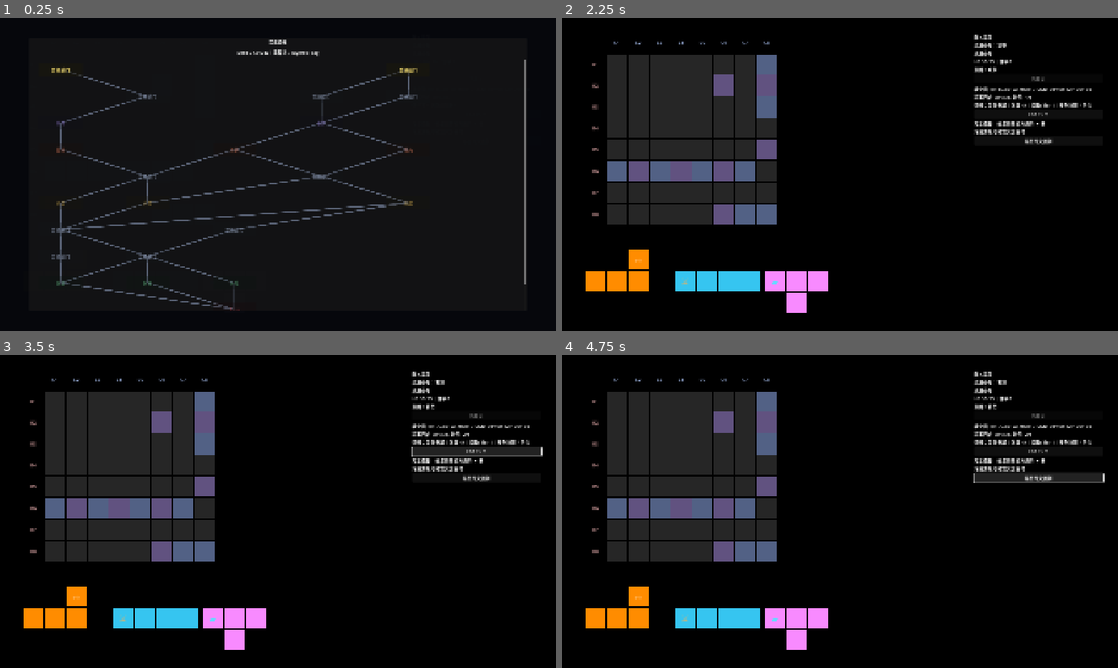
Above: before the commit, frames 1-4 (two rows, left to right).
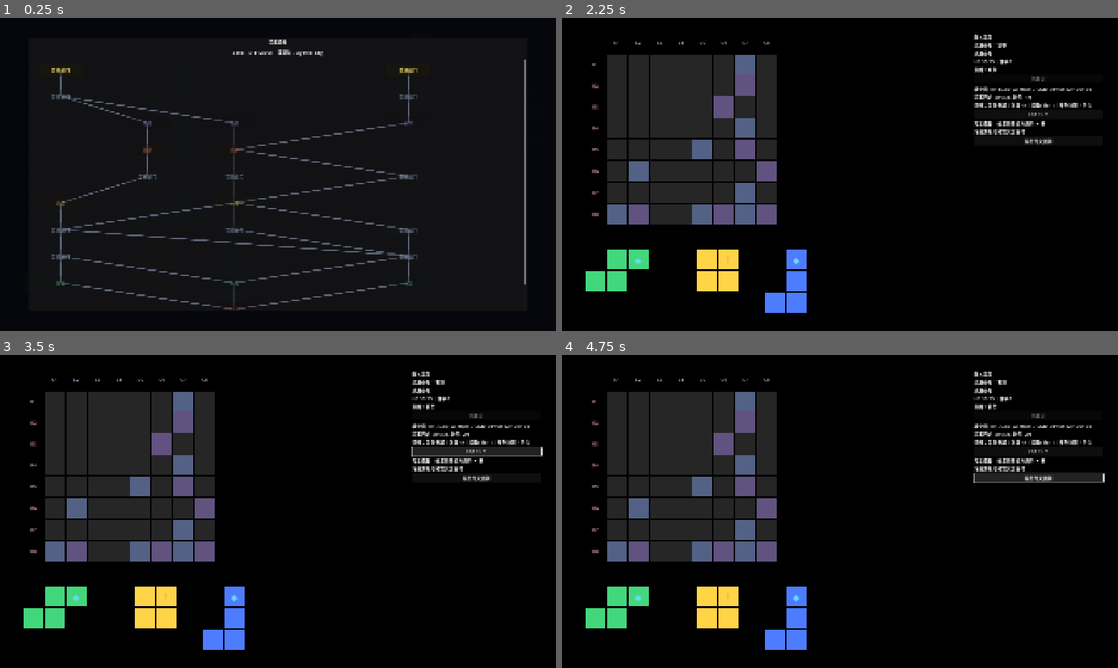
Above: after the commit, the same moments.

Repository: YM1247/arkham-grid
Game: Godot game, scene res://main.tscn
Two runs of this game, one before a commit and one after it. Both use one fixed random seed, a clock stepped at 60 frames per second and the inputs below.
Inputs:
- Up to frame 1 (0.25 s): no input
- Up to frame 2 (2.25 s): click "End Turn" at 0.5 s; click "展開咒文圖例" at 1.25 s; click "普通戰鬥" at 2 s
- Up to frame 3 (3.5 s): click "End Turn" at 2.75 s
- Up to frame 4 (4.75 s): click "展開咒文圖例" at 3.5 s; click "收合咒文圖例" at 4.25 s

The runs differ from the first frame. In frame 1, 4.3% of the frame differs, in the area x 9-76%, y 10-94%; in frame 2, 9.1%, in the area x 4-48%, y 11-95%; in frame 3, 9.1%; in frame 4, 9.1%.

Commit message:
Improve run saves and randomize map seeds

Diff:
--- a/data/run_config.json
+++ b/data/run_config.json
@@ -1,6 +1,9 @@
 {
   "schema_version": 1,
   "seed": 424242,
+  "runtime_seed_mode": "random",
+  "editor_start_fresh": true,
+  "run_history_limit": 20,
   "difficulty_model": {
     "hp_weight": 0.35,
     "attack_weight": 2.0,
--- a/scripts/data/content_registry.gd
+++ b/scripts/data/content_registry.gd
@@ -463,6 +463,12 @@
 		errors.append("run_config.spell_pool 必須是非空陣列")
 	if int(config.get("mp_restore_per_node", -1)) < 0:
 		errors.append("run_config.mp_restore_per_node 不可為負數")
+	if str(config.get("runtime_seed_mode", "")) not in RunSeedPolicy.MODES:
+		errors.append("run_config.runtime_seed_mode 必須是 random 或 fixed")
+	if not config.get("editor_start_fresh") is bool:
+		errors.append("run_config.editor_start_fresh 必須是布林值")
+	if int(config.get("run_history_limit", 0)) <= 0:
+		errors.append("run_config.run_history_limit 必須是正整數")
 	var time_pressure = config.get("difficulty_model", {}).get("time_pressure", {})
 	if not time_pressure is Dictionary:
 		errors.append("run_config.difficulty_model.time_pressure 必須是物件")
--- a/scripts/meta/meta_state.gd
+++ b/scripts/meta/meta_state.gd
@@ -1,7 +1,7 @@
 class_name MetaState
 extends Resource
 
-const SCHEMA_VERSION := 1
+const SCHEMA_VERSION := 2
 
 @export var shared_currency := 0
 @export var unlocked_profession_ids: Array[String] = []
@@ -10,6 +10,7 @@
 @export var achievement_ids: Array[String] = []
 @export var runs_started := 0
 @export var runs_completed := 0
+@export var run_history: Array[Dictionary] = []
 
 
 func to_dict() -> Dictionary:
@@ -22,7 +23,27 @@
 		"achievement_ids": achievement_ids.duplicate(),
 		"runs_started": runs_started,
 		"runs_completed": runs_completed,
+		"run_history": run_history.duplicate(true),
 	}
+
+
+func record_run(summary: Dictionary, maximum_entries: int = 20) -> void:
+	var normalized := {
+		"seed": int(summary.get("seed", 0)),
+		"victory": bool(summary.get("victory", false)),
+		"reason": str(summary.get("reason", "")),
+		"completed_nodes": maxi(int(summary.get("completed_nodes", 0)), 0),
+		"battles_won": maxi(int(summary.get("battles_won", 0)), 0),
+		"currency": maxi(int(summary.get("currency", 0)), 0),
+		"hp": maxi(int(summary.get("hp", 0)), 0),
+		"sanity": maxi(int(summary.get("sanity", 0)), 0),
+		"mp": maxi(int(summary.get("mp", 0)), 0),
+		"finished_at_unix": maxi(int(summary.get("finished_at_unix", Time.get_unix_time_from_system())), 0),
+	}
+	run_history.append(normalized)
+	var overflow := run_history.size() - maxi(maximum_entries, 1)
+	for _index in range(maxi(overflow, 0)):
+		run_history.pop_front()
 
 
 func unlock_profession(id: String) -> bool:
@@ -56,6 +77,7 @@
 	state.achievement_ids = _strings(data.get("achievement_ids", []))
 	state.runs_started = int(data.get("runs_started", 0))
 	state.runs_completed = int(data.get("runs_completed", 0))
+	state.run_history = _dictionaries(data.get("run_history", []))
 	return state
 
 
@@ -69,6 +91,7 @@
 		"achievement_ids": [],
 		"runs_started": 0,
 		"runs_completed": 0,
+		"run_history": [],
 	})
 
 
@@ -85,3 +108,12 @@
 		for value in values:
 			result.append(str(value))
 	return result
+
+
+static func _dictionaries(values) -> Array[Dictionary]:
+	var result: Array[Dictionary] = []
+	if values is Array:
+		for value in values:
+			if value is Dictionary:
+				result.append(value.duplicate(true))
+	return result
--- /dev/null
+++ b/scripts/run/run_seed_policy.gd
@@ -0,0 +1,20 @@
+class_name RunSeedPolicy
+extends RefCounted
+
+const MIN_RUNTIME_SEED := 1
+const MAX_RUNTIME_SEED := 2147483646
+const MODES := ["random", "fixed"]
+
+
+func choose_seed(config: Dictionary, previous_seed: int = 0, source: RandomNumberGenerator = null) -> int:
+	var mode := str(config.get("runtime_seed_mode", "random"))
+	if mode == "fixed":
+		return int(config.get("seed", 424242))
+	var generator := source
+	if generator == null:
+		generator = RandomNumberGenerator.new()
+		generator.randomize()
+	var next_seed := generator.randi_range(MIN_RUNTIME_SEED, MAX_RUNTIME_SEED)
+	if next_seed == previous_seed:
+		next_seed = MIN_RUNTIME_SEED if next_seed >= MAX_RUNTIME_SEED else next_seed + 1
+	return next_seed
--- a/scripts/run_manager.gd
+++ b/scripts/run_manager.gd
@@ -9,6 +9,7 @@
 const EventChoiceResolverScript = preload("res://scripts/run/event_choice_resolver.gd")
 const SaveGameServiceScript = preload("res://scripts/save/save_game_service.gd")
 const ProfileSaveServiceScript = preload("res://scripts/save/profile_save_service.gd")
+const RunSeedPolicyScript = preload("res://scripts/run/run_seed_policy.gd")
 
 @export var battle_manager_path: NodePath
 @export var tablet_path: NodePath
@@ -52,6 +53,7 @@
 var event_choice_resolver = EventChoiceResolverScript.new()
 var save_service
 var profile_service
+var seed_policy = RunSeedPolicyScript.new()
 var settings_state := SettingsState.new()
 var meta_state := MetaState.new()
 
@@ -90,8 +92,17 @@
 		event_view.choice_selected.connect(_on_event_choice_selected)
 	if settlement_screen != null and settlement_screen.has_signal("restart_requested"):
 		settlement_screen.restart_requested.connect(start_new_run)
-	if not continue_autosave():
+	if _should_start_fresh_on_launch() or not continue_autosave():
 		start_new_run()
+
+
+func _should_start_fresh_on_launch() -> bool:
+	if not OS.has_feature("editor"):
+		return false
+	var test_save_directory = ProjectSettings.get_setting("arkham_grid/testing/save_directory", null)
+	if test_save_directory != null and not str(test_save_directory).is_empty():
+		return false
+	return bool(content.get_document("run_config").get("editor_start_fresh", true))
 
 func _load_run_data() -> void:
 	enemies = content.get_entries("enemies")
@@ -157,10 +168,10 @@
 	var changed := meta_state.unlock_profession(id) if kind == "profession" else meta_state.unlock_block(id) if kind == "block" else meta_state.unlock_spell(id)
 	return profile_service.save_meta(meta_state) if changed else true
 
-func _apply_run_config() -> void:
+func _apply_run_config(previous_seed: int = 0) -> void:
 	var config := content.get_document("run_config")
 	var player_config := content.get_document("player")
-	run_state.seed = int(config.get("seed", Time.get_unix_time_from_system()))
+	run_state.seed = seed_policy.choose_seed(config, previous_seed)
 	run_state.player_name = str(player_config.get("name", "調查員"))
 	run_state.profession_id = str(player_config.get("profession_id", "investigator"))
 	if run_state.profession_id not in meta_state.unlocked_profession_ids and not meta_state.unlocked_profession_ids.is_empty():
@@ -192,11 +203,12 @@
 
 
 func start_new_run() -> void:
+	var previous_seed := run_state.seed
 	run_state = RunState.new()
 	current_encounter_index = 0
 	battles_won = 0
 	_latest_report_index = -1
-	_apply_run_config()
+	_apply_run_config(previous_seed)
 	meta_state.runs_started += 1
 	if not profile_service.save_meta(meta_state):
 		push_warning("無法更新 Meta Run 計數：%s" % profile_service.last_error)
@@ -238,7 +250,7 @@
 		tablet.set_placement_enabled(false)
 	if map_container != null and map_container.has_method("render"):
 		map_container.render(runtime_map, run_state.available_node_ids, run_state.completed_node_ids, run_state.current_node_id)
-	_set_result_text("選擇下一個路線節點。")
+	_set_result_text("選擇下一個路線節點。Seed：%d" % run_state.seed)
 
 func select_map_node(node_id: String) -> bool:
 	if flow.current_state != flow.State.MAP or node_id not in run_state.available_node_ids:
@@ -396,13 +408,27 @@
 
 func _finish_run(victory: bool, reason: String) -> void:
 	_capture_runtime_state()
+	var was_finished: bool = flow.current_state in [flow.State.VICTORY, flow.State.DEFEAT]
 	var target_state = flow.State.VICTORY if victory else flow.State.DEFEAT
 	if flow.current_state != target_state:
 		flow.transition(target_state)
 	run_state.flow_state = flow.current_state
-	meta_state.runs_completed += 1
-	if not profile_service.save_meta(meta_state):
-		push_warning("無法更新 Meta 完成計數：%s" % profile_service.last_error)
+	if not was_finished:
+		meta_state.runs_completed += 1
+		meta_state.record_run({
+			"seed": run_state.seed,
+			"victory": victory,
+			"reason": reason,
+			"completed_nodes": run_state.completed_node_ids.size(),
+			"battles_won": battles_won,
+			"currency": run_state.currency,
+			"hp": run_state.hp,
+			"sanity": run_state.sanity,
+			"mp": run_state.mp,
+			"finished_at_unix": int(Time.get_unix_time_from_system()),
+		}, int(content.get_document("run_config").get("run_history_limit", 20)))
+		if not profile_service.save_meta(meta_state):
+			push_warning("無法更新 Meta Run 紀錄：%s" % profile_service.last_error)
 	_hide_rewards()
 	_hide_event()
 	if map_container != null:
--- a/scripts/save/profile_save_service.gd
+++ b/scripts/save/profile_save_service.gd
@@ -75,6 +75,12 @@
 		_validate_unique_string_array(payload, key, errors)
 	if payload.get("unlocked_profession_ids") is Array and payload.get("unlocked_profession_ids").is_empty():
 		errors.append("meta.unlocked_profession_ids 不可為空")
+	var history = payload.get("run_history")
+	if not history is Array:
+		errors.append("meta.run_history 必須是陣列")
+	else:
+		for index in range(history.size()):
+			_validate_run_summary(history[index], index, errors)
 	return errors
 
 
@@ -148,7 +154,36 @@
 		return {"ok": false, "error": "profile 存檔類型或 payload 無效"}
 	if not _is_integer(envelope.get("saved_at_unix", 0)) or int(envelope.get("saved_at_unix", 0)) < 0:
 		return {"ok": false, "error": "saved_at_unix 必須是非負整數"}
-	return {"ok": true, "payload": envelope.get("payload", {}).duplicate(true), "migrated": migrated}
+	var payload_migration := _migrate_payload(envelope.get("payload", {}), expected_kind)
+	if not bool(payload_migration.get("ok", false)):
+		return payload_migration
+	return {
+		"ok": true,
+		"payload": payload_migration.get("payload", {}),
+		"migrated": migrated or bool(payload_migration.get("migrated", false)),
+	}
+
+
+func _migrate_payload(raw: Dictionary, kind: String) -> Dictionary:
+	var payload := raw.duplicate(true)
+	if kind != "meta":
+		return {"ok": true, "payload": payload, "migrated": false}
+	if not _is_integer(payload.get("schema_version")):
+		return {"ok": false, "error": "MetaState 缺少有效 schema_version"}
+	var version := int(payload.get("schema_version"))
+	if version < 1 or version > MetaState.SCHEMA_VERSION:
+		return {"ok": false, "error": "不支援的 MetaState 版本：%d" % version}
+	var migrated := false
+	while version < MetaState.SCHEMA_VERSION:
+		match version:
+			1:
+				payload["run_history"] = []
+				version = 2
+			_:
+				return {"ok": false, "error": "缺少 MetaState %d 的遷移器" % version}
+		payload["schema_version"] = version
+		migrated = true
+	return {"ok": true, "payload": payload, "migrated": migrated}
 
 
 func _write_atomically(kind: String, envelope: Dictionary) -> bool:
@@ -209,6 +244,21 @@
 		seen[str(entry)] = true
 
 
+func _validate_run_summary(value, index: int, errors: Array[String]) -> void:
+	if not value is Dictionary:
+		errors.append("meta.run_history[%d] 必須是物件" % index)
+		return
+	if not _is_integer(value.get("seed")) or absf(float(value.get("seed", 0))) > 9007199254740991.0:
+		errors.append("meta.run_history[%d].seed 必須是 JSON 安全整數" % index)
+	if not value.get("victory") is bool:
+		errors.append("meta.run_history[%d].victory 必須是布林值" % index)
+	if not value.get("reason") is String or str(value.get("reason", "")).is_empty():
+		errors.append("meta.run_history[%d].reason 必須是非空字串" % index)
+	for key in ["completed_nodes", "battles_won", "currency", "hp", "sanity", "mp", "finished_at_unix"]:
+		if not _is_integer(value.get(key)) or int(value.get(key, -1)) < 0:
+			errors.append("meta.run_history[%d].%s 必須是非負整數" % [index, key])
+
+
 func _is_integer(value) -> bool:
 	return value is int or value is float and is_finite(value) and value == floor(value)
 
--- a/tests/test_runner.gd
+++ b/tests/test_runner.gd
@@ -14,6 +14,7 @@
 const EventChoiceResolverScript = preload("res://scripts/run/event_choice_resolver.gd")
 const SaveGameServiceScript = preload("res://scripts/save/save_game_service.gd")
 const ProfileSaveServiceScript = preload("res://scripts/save/profile_save_service.gd")
+const RunSeedPolicyScript = preload("res://scripts/run/run_seed_policy.gd")
 
 var failures: Array[String] = []
 
@@ -64,6 +65,13 @@
 	_expect(registry.get_spell("vest") is EffectSupport, "support JSON 應使用 support.tres 行為")
 	_expect(registry.get_spell("poison_spell") is EffectStatus, "status JSON 應使用 status.tres 行為")
 	_expect(registry.get_spell("pistol").mp_cost == 3 and registry.get_spell("dark_spike").mp_cost == 6, "所有咒文應以 MP 成本取代軸與類型")
+	var seed_policy = RunSeedPolicyScript.new()
+	_expect(seed_policy.choose_seed({"runtime_seed_mode": "fixed", "seed": 13579}) == 13579, "固定 seed 模式應保留可重現的除錯入口")
+	var seed_source := RandomNumberGenerator.new()
+	seed_source.seed = 24680
+	var first_runtime_seed: int = seed_policy.choose_seed({"runtime_seed_mode": "random"}, 0, seed_source)
+	var second_runtime_seed: int = seed_policy.choose_seed({"runtime_seed_mode": "random"}, first_runtime_seed, seed_source)
+	_expect(first_runtime_seed > 0 and second_runtime_seed > 0 and first_runtime_seed != second_runtime_seed, "一般 runtime 每次新 Run 應取得不同的正整數 seed")
 	_expect(registry.get_spell("pistol").icon_text == "⚔" and registry.get_spell("poison_spell").icon_text == "☠", "不同咒文效果應提供可直接辨識的盤面圖標")
 	var icon_cell := GridCell.new()
 	icon_cell.init(0, 0, null)
@@ -248,15 +256,30 @@
 	meta.unlocked_spell_ids.erase("future_spell")
 	meta.shared_currency = 25
 	meta.runs_started = 2
+	meta.record_run({"seed": 111, "victory": false, "reason": "測試敗北", "completed_nodes": 2, "battles_won": 1, "currency": 4, "hp": 0, "sanity": 30, "mp": 5, "finished_at_unix": 100}, 1)
+	meta.record_run({"seed": 222, "victory": true, "reason": "測試勝利", "completed_nodes": 10, "battles_won": 7, "currency": 20, "hp": 12, "sanity": 18, "mp": 3, "finished_at_unix": 200}, 1)
 	_expect(service.save_meta(meta), "Meta 進度應可獨立保存：%s" % service.last_error)
 	var loaded_meta: Dictionary = service.load_meta()
 	_expect(loaded_meta.get("ok", false) and loaded_meta.state.shared_currency == 25 and loaded_meta.state.runs_started == 2, "Meta round-trip 應保留共享貨幣與 Run 統計")
+	_expect(loaded_meta.get("ok", false) and loaded_meta.state.run_history.size() == 1 and loaded_meta.state.run_history[0].seed == 222, "Meta 應保存有上限的近期 Run 摘要")
+	var legacy_meta := meta.to_dict()
+	legacy_meta["schema_version"] = 1
+	legacy_meta.erase("run_history")
+	var legacy_meta_file := FileAccess.open(service.get_primary_path("meta"), FileAccess.WRITE)
+	if legacy_meta_file != null:
+		legacy_meta_file.store_string(JSON.stringify(legacy_meta))
+		legacy_meta_file = null
+	var migrated_meta: Dictionary = service.load_meta()
+	_expect(migrated_meta.get("ok", false) and migrated_meta.get("migrated", false) and migrated_meta.state.run_history.is_empty(), "MetaState v1 應遷移至含 Run 歷史的 v2")
 	var invalid_settings := settings.to_dict()
 	invalid_settings.master_volume = 1.5
 	_expect(not service.validate_settings_payload(invalid_settings).is_empty(), "設定驗證應拒絕超出範圍的音量")
 	var invalid_meta := meta.to_dict()
 	invalid_meta.unlocked_spell_ids.append(invalid_meta.unlocked_spell_ids[0])
 	_expect(not service.validate_meta_payload(invalid_meta).is_empty(), "Meta 驗證應拒絕重複解鎖 ID")
+	invalid_meta = meta.to_dict()
+	invalid_meta.run_history[0].erase("reason")
+	_expect(not service.validate_meta_payload(invalid_meta).is_empty(), "Meta 驗證應拒絕缺少結束原因的 Run 摘要")
 	for kind in ["settings", "meta"]:
 		for path in [service.get_primary_path(kind), service.get_backup_path(kind), service.get_temp_path(kind)]:
 			if FileAccess.file_exists(path):
Not shown, added: scripts/run/run_seed_policy.gd.uid
Not shown, changed: Codex/TODO.md
Not shown, changed: data/README.md
Not shown, changed: docs/ARCHITECTURE.md
Not shown, changed: docs/DEVELOPMENT_LOG.md
Not shown, changed: docs/OPEN_QUESTIONS.md
Not shown, changed: docs/RUN_FLOW.md
Not shown, changed: tests/README.md
Not shown, changed: tools/validate_data.py
